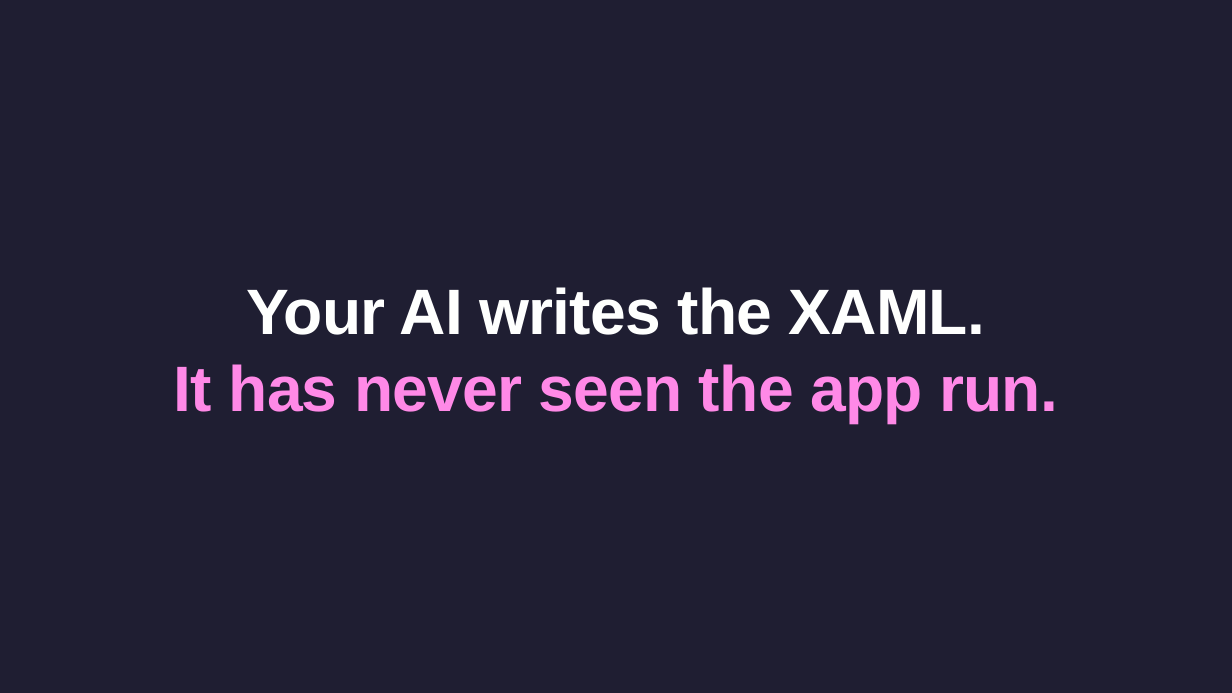
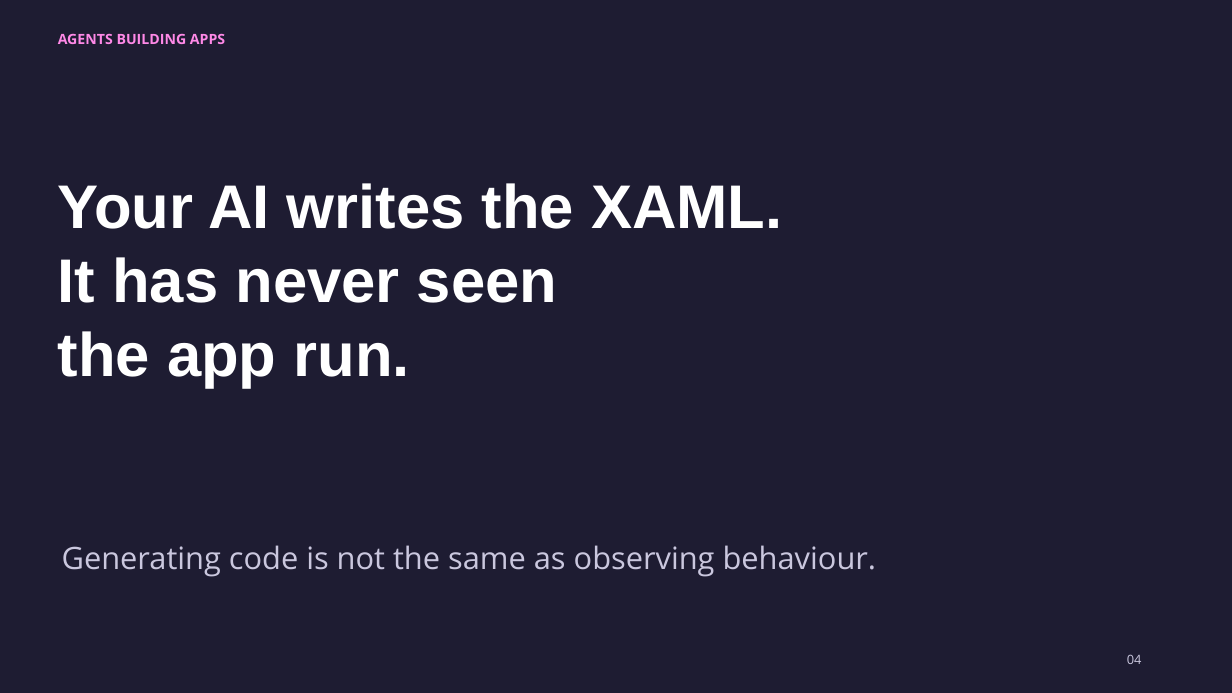
Before and after one commit to mattleibow/dotnetconf2026, a slide deck: slide 4 of slides.pptx. Drawn at 1232x693 pixels with LibreOffice and Linux fonts; fonts in the diff are those of the drawing. Boxes give left, top, right and bottom in pixels: in the first picture for what was removed or moved away, otherwise in the second. Text is boxed around its words. In the diff, an @@ line names an element or a change of style, - is before the commit and + after.

```diff
--- a/slides.pptx
+++ b/slides.pptx
@@ background #1F1E32 to #1E1C32 @@
@@ text added at bbox=[58, 33, 225, 44], 11 pt, text #FF89E7, bold @@
+AGENTS BUILDING APPS
@@ text "Your AI writes the XAML.": place and size @@
-text "Your AI writes the XAML." at bbox=[174, 287, 1058, 423]
+text "Your AI writes the XAML." at bbox=[58, 183, 782, 387]
@@ text "Your AI writes the XAML." at bbox=[58, 183, 782, 387]: vertical alignment middle to top @@
@@ text at bbox=[58, 183, 782, 229]: size 50 to 48 pt, text colour #FEFFFE to #FFFFFF, letter spacing -0.6 to 0 pt in "Your AI writes the XAML."; alignment centre to left @@
@@ text at bbox=[58, 257, 557, 387]: text changed; size 50 to 48 pt; text colour #FF89E7 to #FFFFFF @@
-It has never seen the app run.
+It has never seen
+the app run.
@@ text added at bbox=[62, 545, 877, 577], 24 pt, text #CAC7DE @@
+Generating code is not the same as observing behaviour.
@@ text added at bbox=[1127, 654, 1142, 664], 10 pt, text #CAC7DE @@
+04
```
Also in this commit, not shown: 2 other slides changed, 30 slides added, 25 slides removed.
